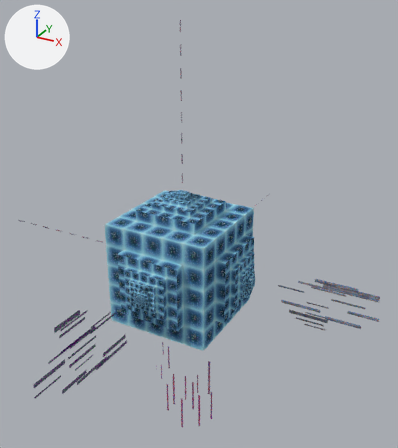
Before and after pictures for a commit that changed the Blender file resources/environments/ENVI_Abstract02.blend.
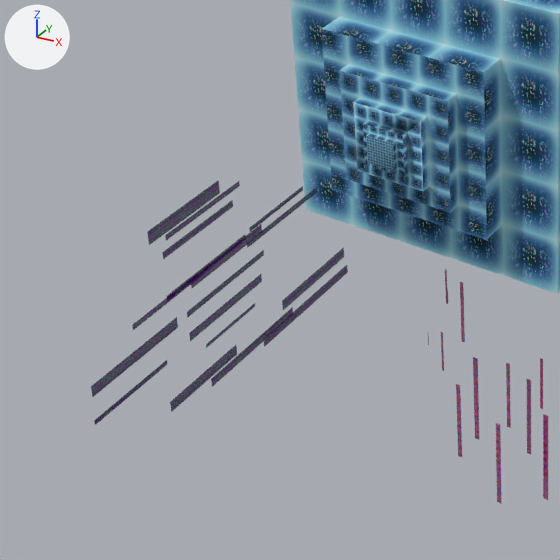
The first picture shows the older version from a 50 mm camera at (100.5, -168.9, 103.7) aimed at (0.0, 13.8, 12.4). The close-ups show both versions on the part from 0% to 51% of the width and 54% to 100% of the height of that picture; other places that the commit changed are outside them. The lights are fixed; the arrows at upper left show +X, +Y and +Z.

Names of what the first close-up shows: 'Blocks', 'StripsY.1', 'StripsZ.1'.
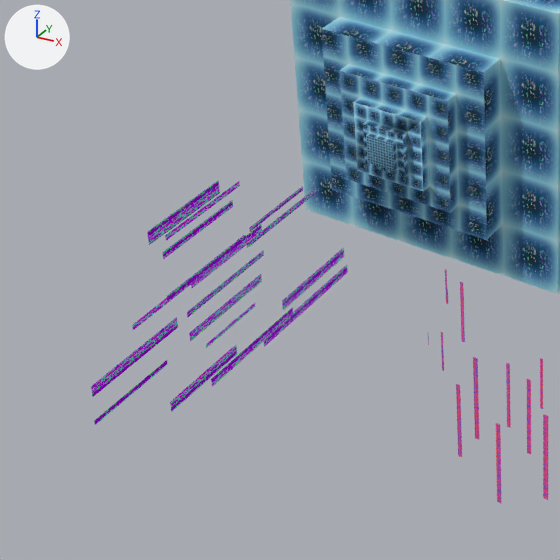
Pixel boxes [x1, y1, x2, y2] of what changed, in the close-ups (560 x 560 px):
'StripsY.1', recoloured (brown to pink)
    both: [428, 269, 548, 504]
part 1 of me_envi_abstract02_009, recoloured
    both: [91, 180, 348, 425]

Patch to the scene script:
```diff
--- a/resources/environments/ENVI_Abstract02.blend.py
+++ b/resources/environments/ENVI_Abstract02.blend.py
@@ mat_stripsz @@
+mat_stripsz = bpy.data.materials.new('StripsZ')
+mat_stripsz.use_nodes = True; mat_stripsz.node_tree.nodes.clear()
+_N = mat_stripsz.node_tree.nodes; _L = mat_stripsz.node_tree.links
+n0 = _N.new('ShaderNodeOutputMaterial'); n0.name = 'Material Output'
+n1 = _N.new('ShaderNodeBackground'); n1.name = 'Background'
+n2 = _N.new('ShaderNodeTexImage'); n2.name = 'Image Texture'
+n2.image = img_texabstract02strips03_png
+_L.new(n1.outputs[0], n0.inputs[0])  # 'Background' to 'Surface'
+_L.new(n2.outputs[0], n1.inputs[0])  # 'Color' to 'Color'
@@ mat_stripsy @@
+mat_stripsy = bpy.data.materials.new('StripsY')
+mat_stripsy.use_nodes = True; mat_stripsy.node_tree.nodes.clear()
+_N = mat_stripsy.node_tree.nodes; _L = mat_stripsy.node_tree.links
+n0 = _N.new('ShaderNodeOutputMaterial'); n0.name = 'Material Output'
+n1 = _N.new('ShaderNodeBackground'); n1.name = 'Background'
+n2 = _N.new('ShaderNodeTexImage'); n2.name = 'Image Texture'
+n2.image = img_texabstract02strips02_png
+_L.new(n1.outputs[0], n0.inputs[0])  # 'Background' to 'Surface'
+_L.new(n2.outputs[0], n1.inputs[0])  # 'Color' to 'Color'
@@ me_envi_abstract02_007 @@
 me_envi_abstract02_007.from_pydata(...)  # 252 vertices, 64 faces; spans x -11.8..11.8, y -4.8..4.8, z -84.2..19.0
-me_envi_abstract02_007.materials.append(mat_stx04abstract02strips02)  # picture img_texabstract02strips02_png
+me_envi_abstract02_007.materials.append(mat_stripsy)
@@ me_envi_abstract02_009 @@
 me_envi_abstract02_009.from_pydata(...)  # 272 vertices, 68 faces; spans x -8.0..6.8, y -80.6..17.3, z -12.4..12.4
 # used by ob_stripsz_1; location = (0.0, 1.0, 0.0)
+# me_envi_abstract02_009 part 1: 68 faces spanning x -8.0..6.8, y -80.6..17.3, z -12.4..12.4 switch from mat_stx05abstract02strips03 (picture img_texabstract02strips03_png) to mat_stripsz
```
